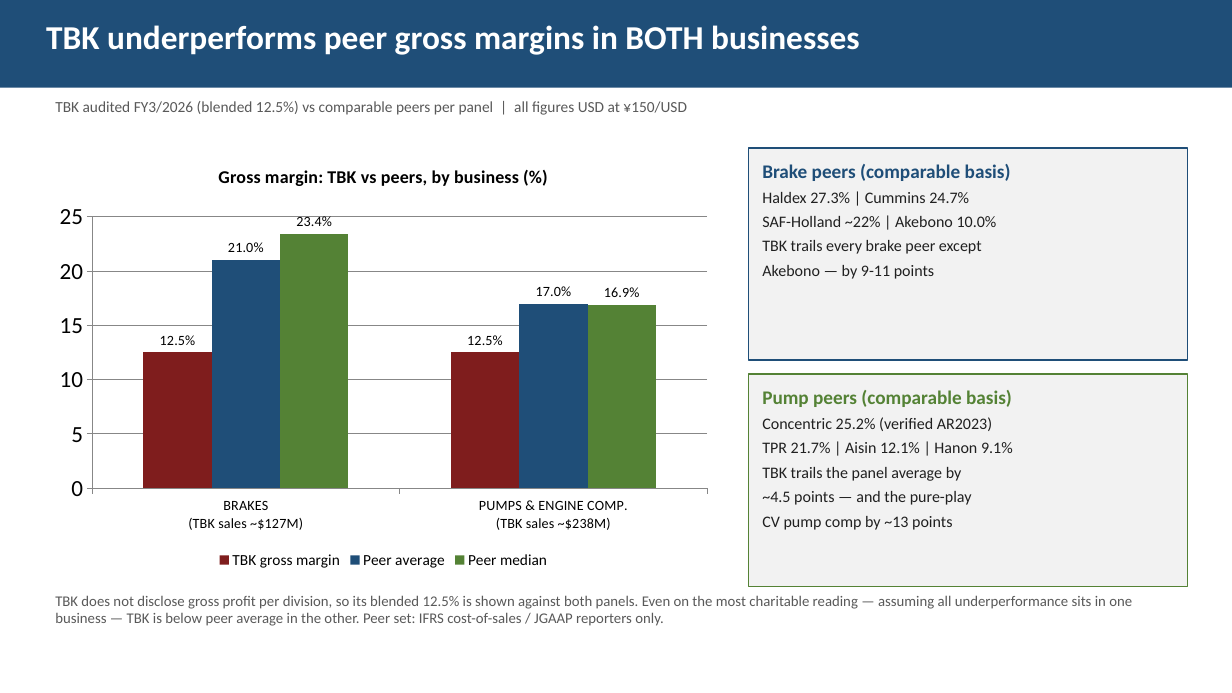
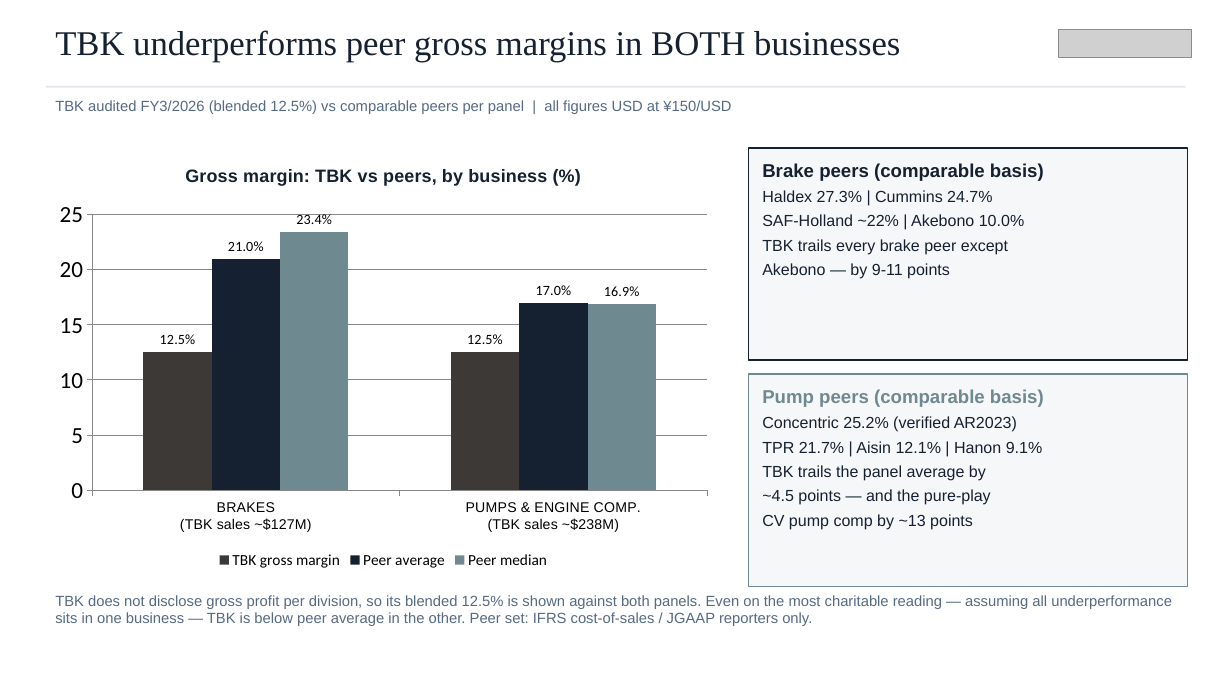
Before and after one commit to charette-lab/Claude, a slide deck: slide 9 of TBK_rd_gap_slides.pptx. Drawn at 1232x693 pixels with LibreOffice and Linux fonts; fonts in the diff are those of the drawing; grey boxes stand for pictures. Boxes give left, top, right and bottom in pixels: in the first picture for what was removed or moved away, otherwise in the second. Text is boxed around its words. In the diff, an @@ line names an element or a change of style, - is before the commit and + after.

```diff
--- a/TBK_rd_gap_slides.pptx
+++ b/TBK_rd_gap_slides.pptx
@@ text "TBK underperforms peer gross margins ...": place and size @@
-text "TBK underperforms peer gross margins ..." at box(0, 0, 1232, 88)
+text "TBK underperforms peer gross margins ..." at box(55, 30, 900, 62)
@@ text "TBK underperforms peer gross margins ..." at box(55, 30, 900, 62): size 26 to 27 pt, font Calibri to Times New Roman, text colour #FFFFFF to #152130, bold off; fill #1F4E78 to none @@
@@ picture added at box(1058, 30, 1192, 57) @@
@@ rectangle added at box(46, 86, 1186, 88), fill #E2E5E9 @@
@@ text "TBK audited FY3/2026 (blended 12.5%) ..." at box(55, 100, 731, 114): size 12 to 11.5 pt, font Calibri to Arial, text colour #595959 to #556A83 @@
@@ column chart at box(46, 148, 721, 573) @@
@@ colour of TBK gross margin #7F1D1D to #3C3937 @@
@@ colour of Peer average #1F4E78 to #152130 @@
@@ colour of Peer median #548235 to #6F8990 @@
@@ category axis changed @@
@@ rectangle "Brake peers (comparable basis)" at box(749, 148, 1188, 360): size 15 to 14.5 pt, text colour #1F4E78 to #152130 in "Brake peers (comparable basis)"; font Calibri to Arial; text colour #202020 to #152130 in "Haldex 27.3% | Cummins 24.7%", "SAF-Holland ~22% | Akebono 10.0%", "TBK trails every brake peer except", "Akebono — by 9-11 points"; fill #F2F2F2 to #F6F7F9; outline #1F4E78 1.25 pt to #152130 1.25 pt @@
@@ rectangle "Pump peers (comparable basis)" at box(749, 374, 1188, 587): size 15 to 14.5 pt, text colour #548235 to #6F8990 in "Pump peers (comparable basis)"; font Calibri to Arial; text colour #202020 to #152130 in "Concentric 25.2% (verified AR2023)", "TPR 21.7% | Aisin 12.1% | Hanon ...", "TBK trails the panel average by", "~4.5 points — and the pure-play" and 1 more places; fill #F2F2F2 to #F6F7F9; outline #548235 1.25 pt to #6F8990 1.25 pt @@
@@ text "TBK does not disclose gross ..." at box(55, 595, 1172, 626): font Calibri to Arial, text colour #595959 to #556A83 @@
```
Also in this commit, not shown: 26 other slides changed, 3 other files.
